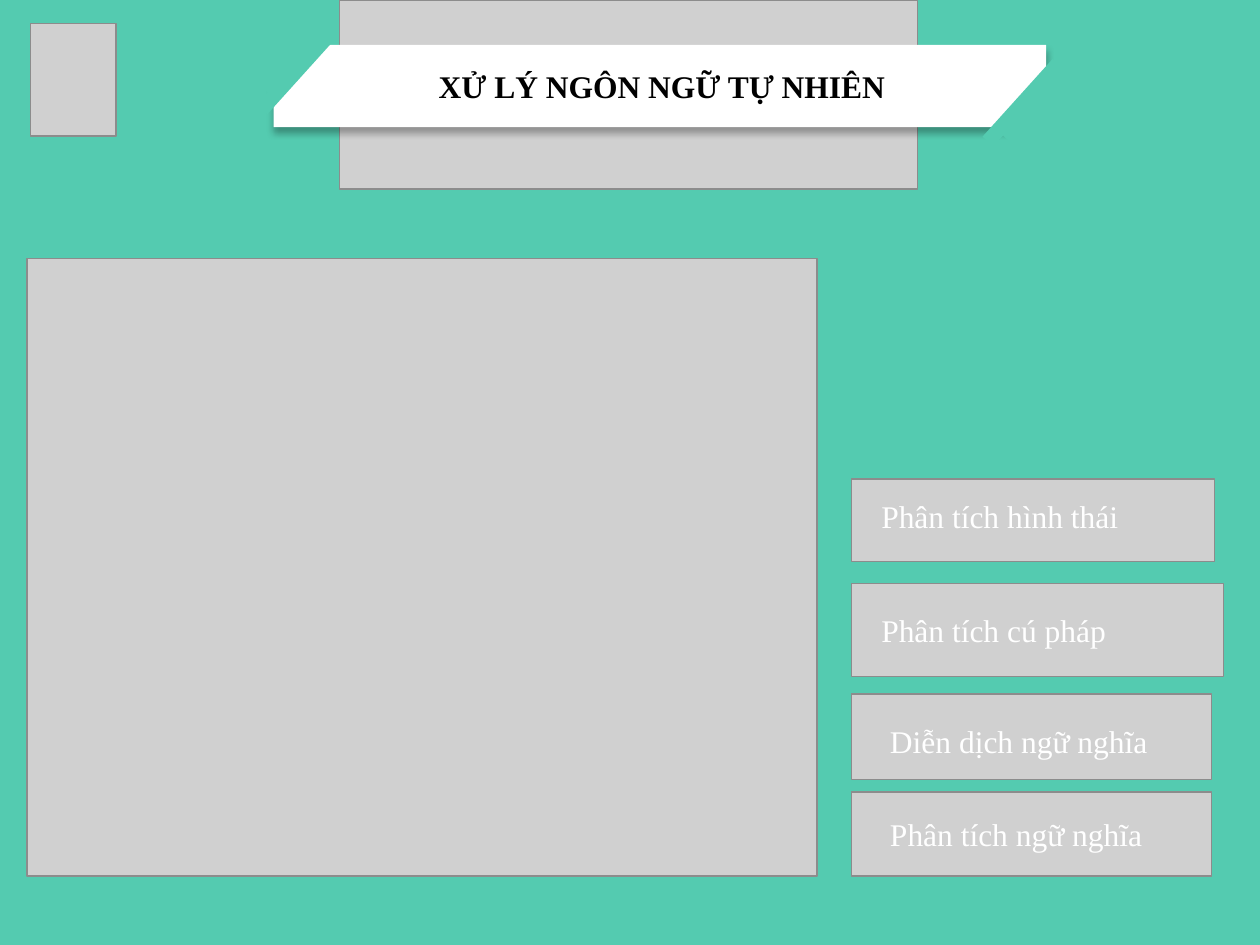
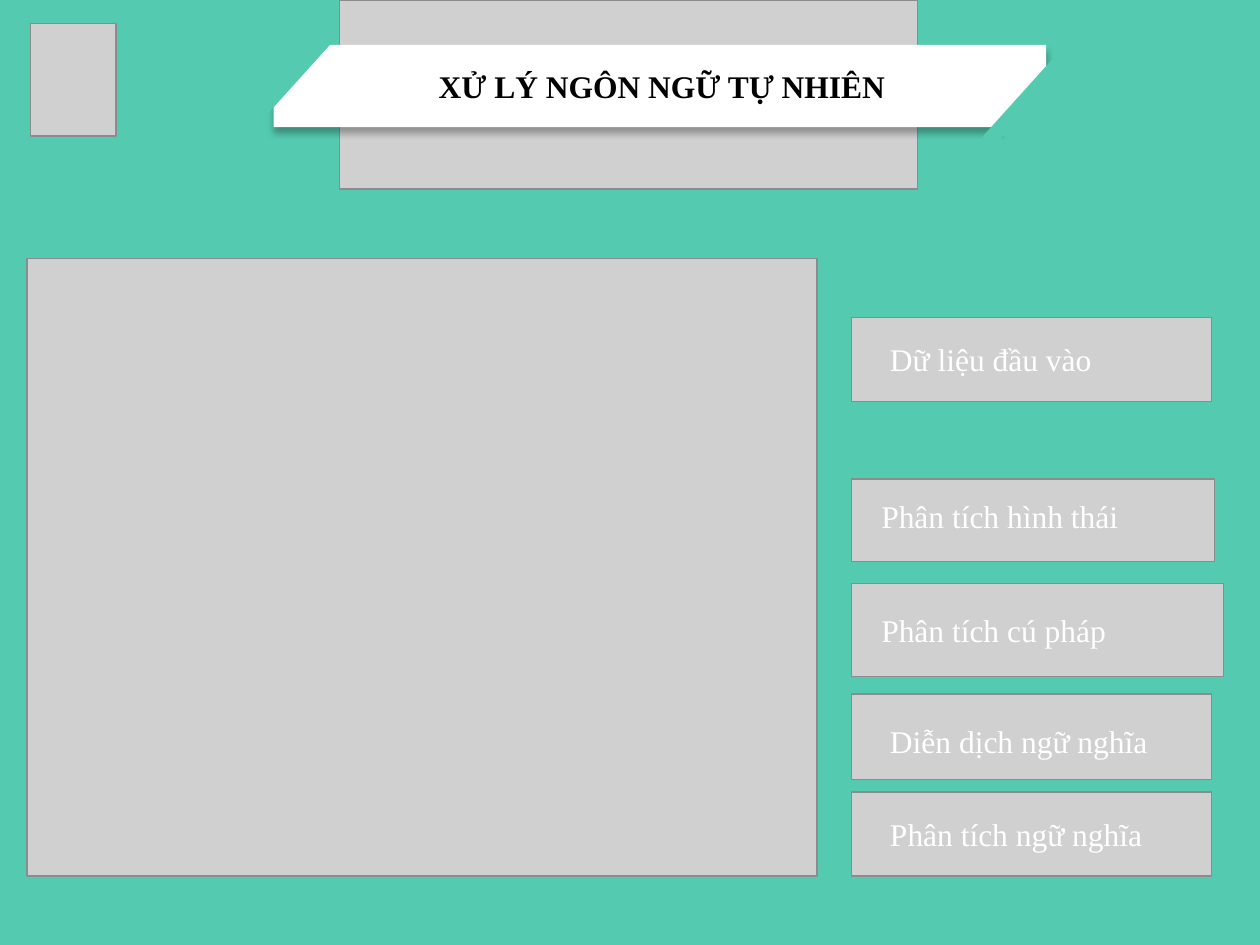
Before and after one commit to hung070996/DoAn, a slide deck: slide 5 of Englishor/Doc/DoAnPP.pptx. Drawn at 1260x945 pixels with LibreOffice and Linux fonts; fonts in the diff are those of the drawing; grey boxes stand for pictures. Boxes give left, top, right and bottom in pixels: in the first picture for what was removed or moved away, otherwise in the second. Text is boxed around its words. In the diff, an @@ line names an element or a change of style, - is before the commit and + after.

```diff
--- a/Englishor/Doc/DoAnPP.pptx
+++ b/Englishor/Doc/DoAnPP.pptx
@@ picture added at box(852, 318, 1212, 402) @@
@@ text added at box(890, 349, 1091, 376), 18 pt, text #FFFFFF @@
+Dữ liệu đầu vào
```
Also in this commit, not shown: 1 other slide changed, 4 other files.
